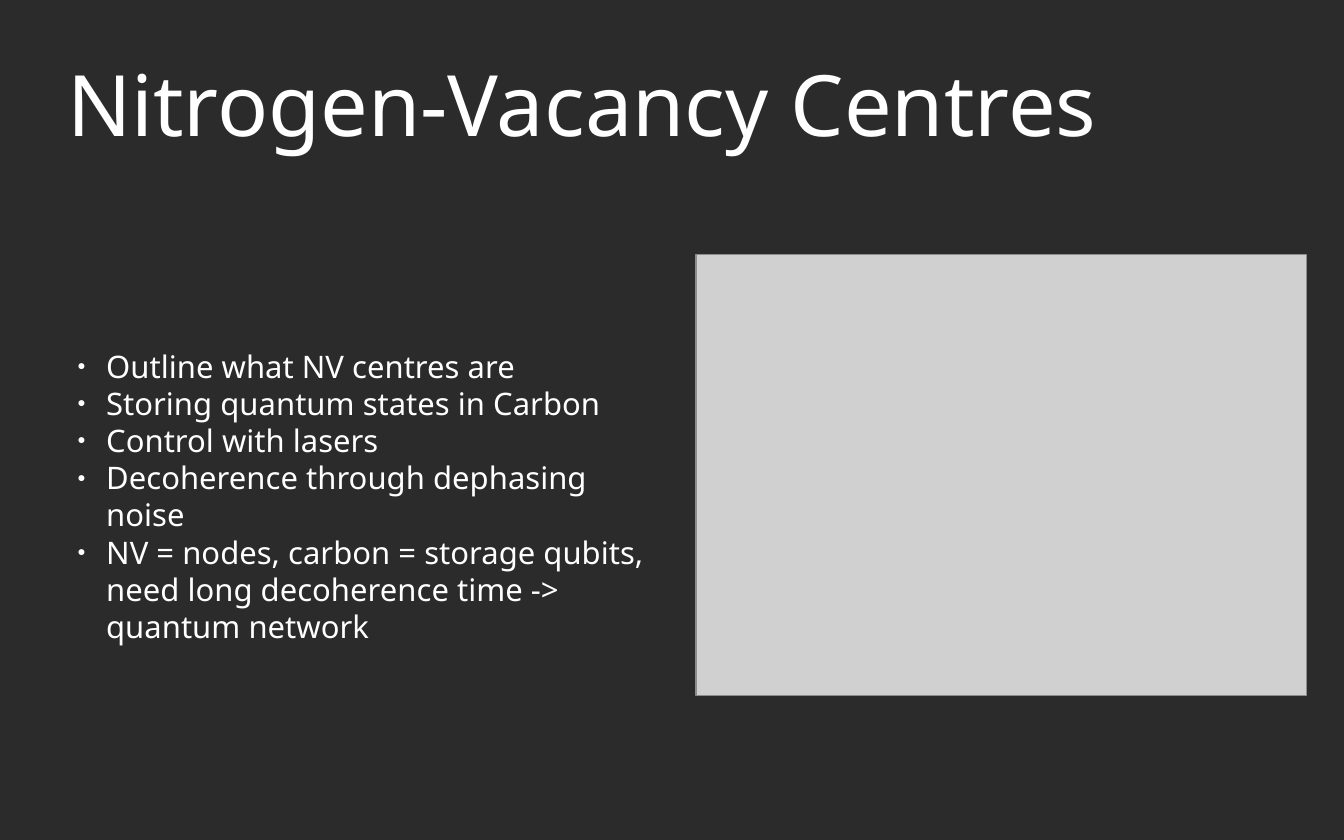
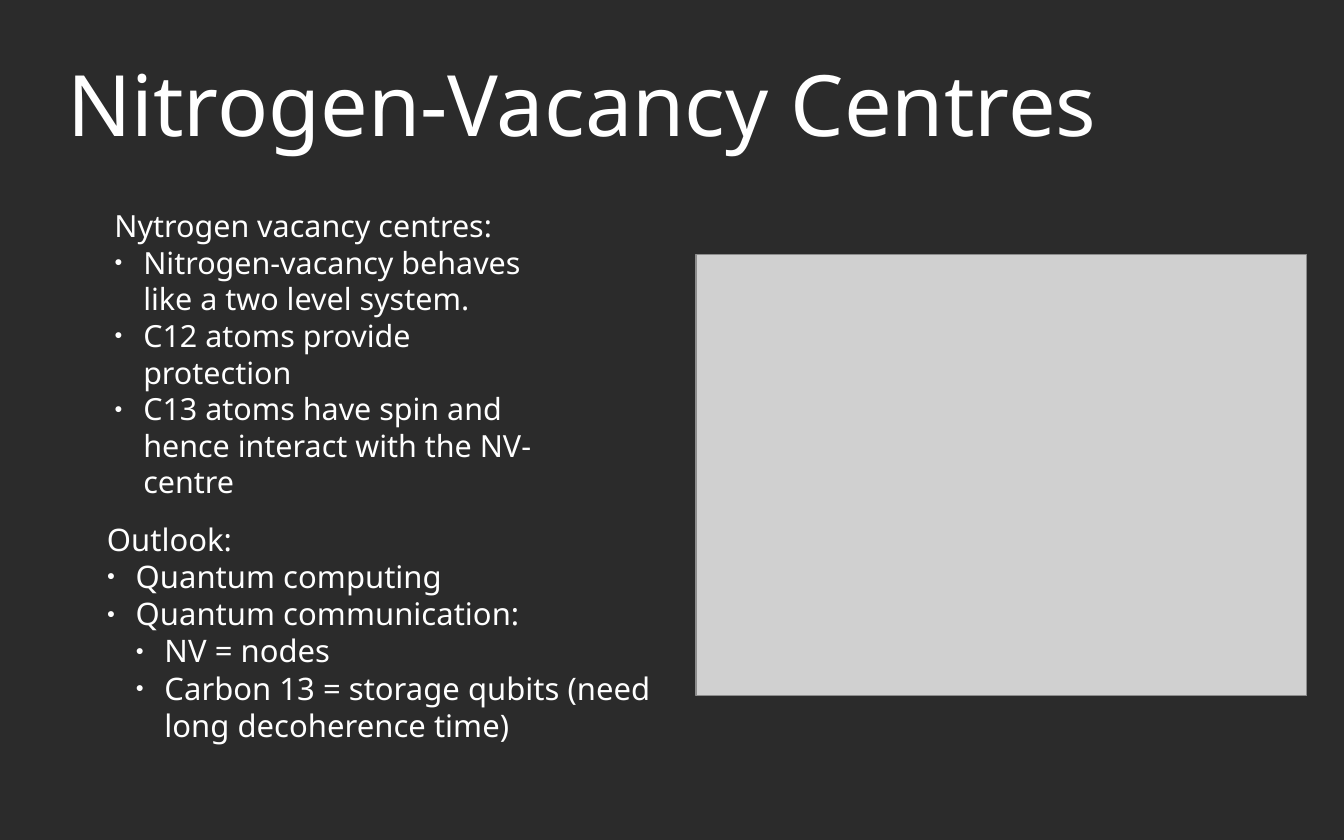
Before and after one commit to AGaliciaMartinez/Final-Project-Computational-Physics, a slide deck: slide 3 of presentation/NV_Carbons_presentation_asier.odp. Drawn at 1344x840 pixels with LibreOffice and Linux fonts; fonts in the diff are those of the drawing; grey boxes stand for pictures; background and template pictures are left out; a plain dark background stands for a picture behind light text. Boxes give left, top, right and bottom in pixels: in the first picture for what was removed or moved away, otherwise in the second. Text is boxed around its words. In the diff, an @@ line names an element or a change of style, - is before the commit and + after.

```diff
--- a/presentation/NV_Carbons_presentation_asier.odp
+++ b/presentation/NV_Carbons_presentation_asier.odp
@@ text added at (114,215,531,494), 18 pt, text #FFFFFF @@
+Nytrogen vacancy centres:
+● Nitrogen-vacancy behaves like a two level system.
+● C12 atoms provide protection
+● C13 atoms have spin and hence interact with the NV-centre
@@ text at (107,527,651,745): text changed @@
-● Outline what NV centres are
-● Storing quantum states in Carbon
-● Control with lasers
-● Decoherence through dephasing noise
-● NV = nodes, carbon = storage qubits, need long decoherence time -> quantum network
+Outlook:
+● Quantum computing
+● Quantum communication:
+  ● NV = nodes
+  ● Carbon 13 = storage qubits (need long decoherence time)
```
Also in this commit, not shown: 6 other slides changed, 1 slide added, 1 slide removed.
